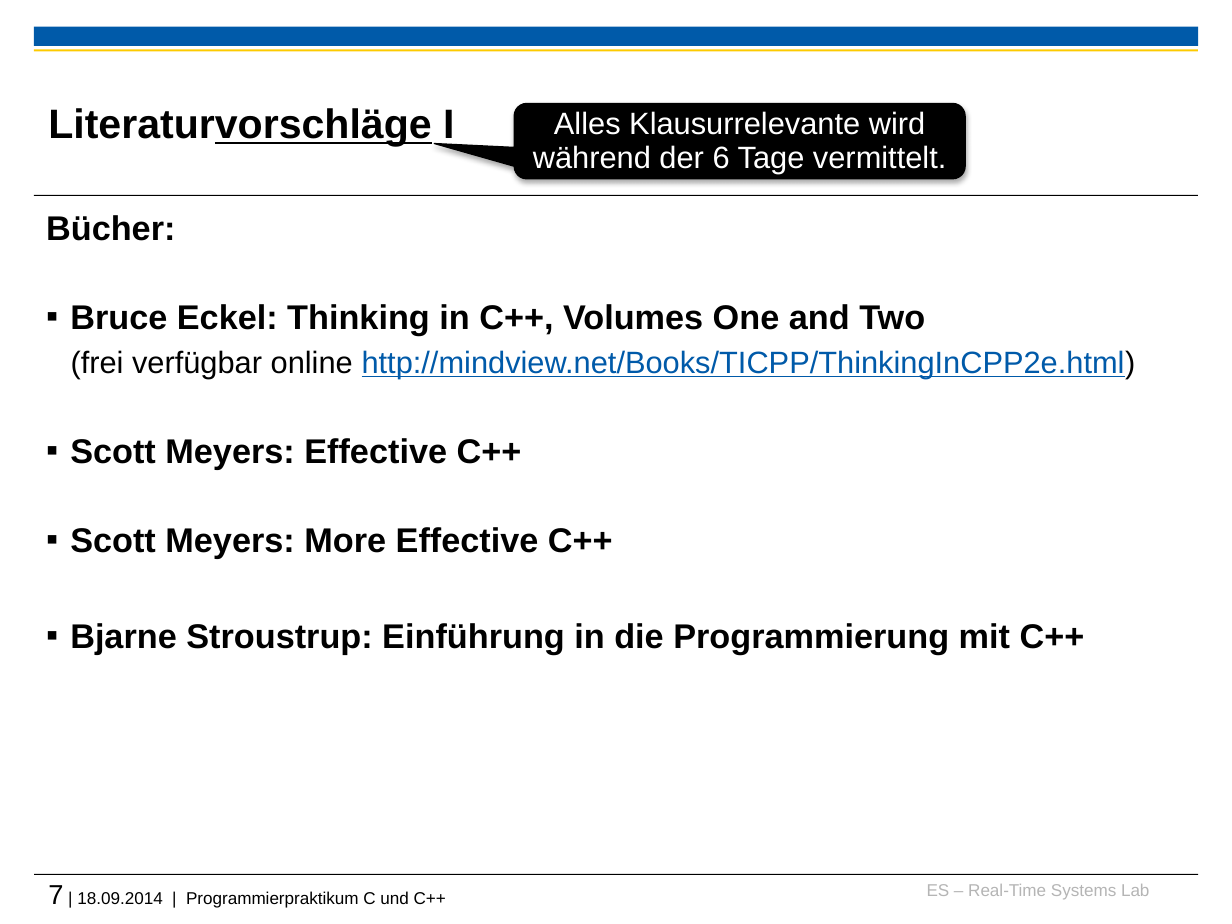
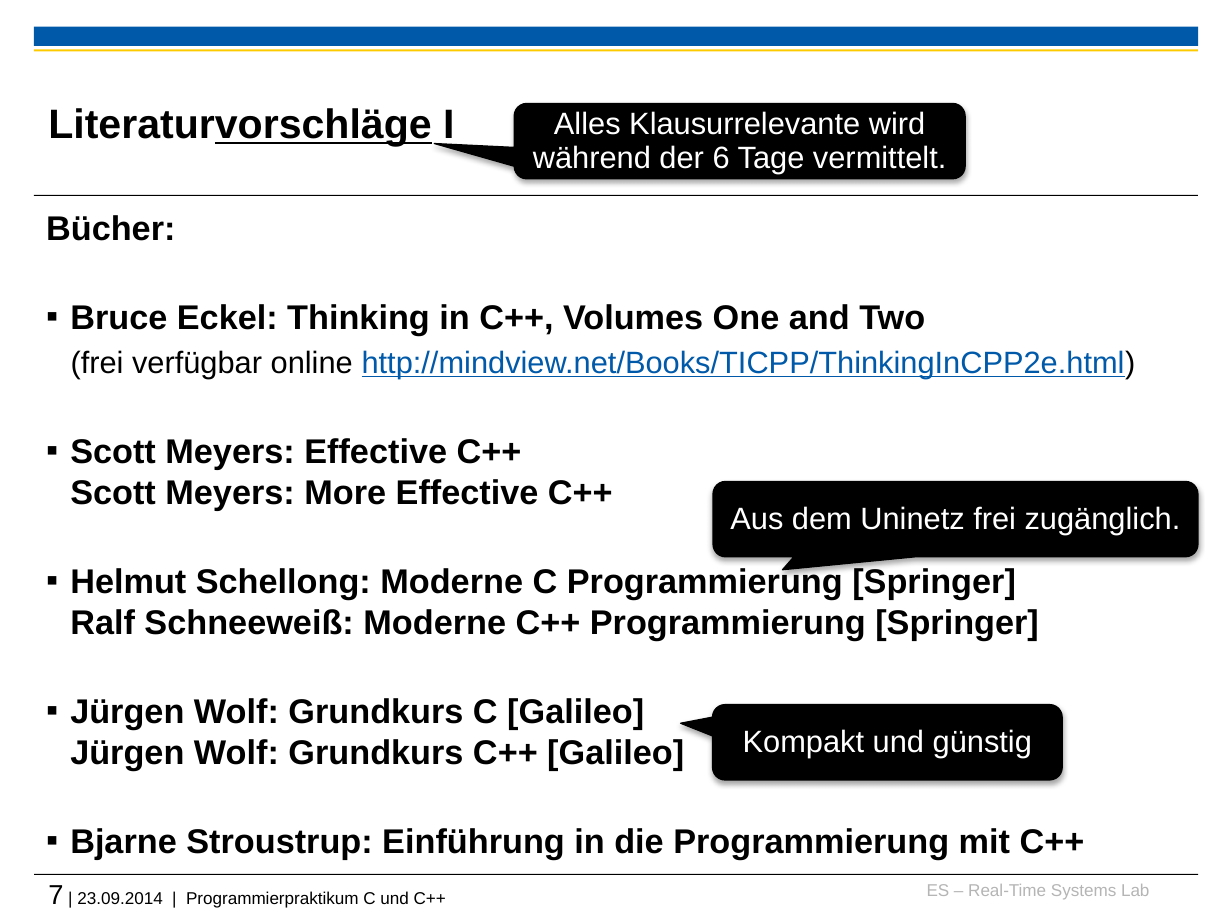
Before and after one commit to h82k/tud-cppp, a slide deck: slide 7 of Vorlesung/0 Organisatorisches.pptx. Drawn at 1232x924 pixels with LibreOffice and Linux fonts; fonts in the diff are those of the drawing; background and template pictures are left out. Boxes give left, top, right and bottom in pixels: in the first picture for what was removed or moved away, otherwise in the second. Text is boxed around its words. In the diff, an @@ line names an element or a change of style, - is before the commit and + after.

Commit message:
Add more literature ("free" Springer books and cheap Galileo books)

```diff
--- a/Vorlesung/0 Organisatorisches.pptx
+++ b/Vorlesung/0 Organisatorisches.pptx
@@ text at (x1=70, y1=438, x2=1039, y2=771): text changed @@
-▪ Scott Meyers: Effective C++
-▪ Scott Meyers: More Effective C++
+▪ Scott Meyers: Effective C++
+  Scott Meyers: More Effective C++
+▪ Helmut Schellong: Moderne C Programmierung [Springer]
+  Ralf Schneeweiß: Moderne C++ Programmierung [Springer]
+▪ Jürgen Wolf: Grundkurs C [Galileo]
+  Jürgen Wolf: Grundkurs C++ [Galileo]
@@ rounded speech box added at (x1=713, y1=482, x2=1199, y2=557), fill #000000, outline #000000 0.75 pt, 18 pt, text #FFFFFF @@
+Aus dem Uninetz frei zugänglich.
@@ rounded speech box added at (x1=712, y1=705, x2=1062, y2=780), fill #000000, outline #000000 0.75 pt, 18 pt, text #FFFFFF @@
+Kompakt und günstig
@@ text at (x1=48, y1=885, x2=446, y2=908): text changed @@
-7 | 18.09.2014 | Programmierpraktikum C und C++
+7 | 23.09.2014 | Programmierpraktikum C und C++
```
Also in this commit, not shown: 1 other file.
